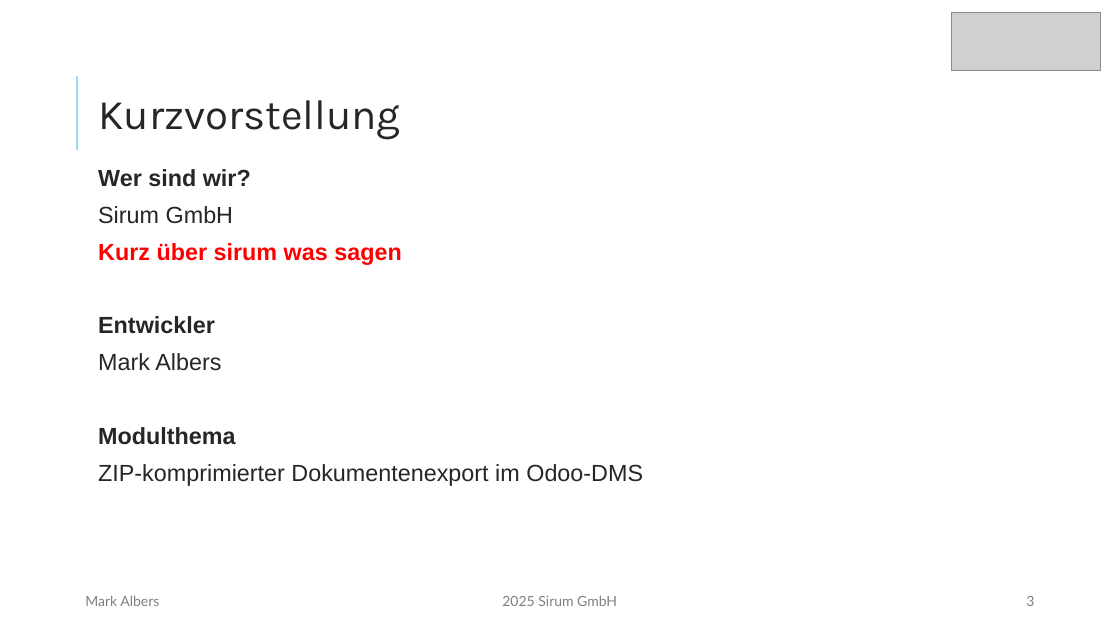
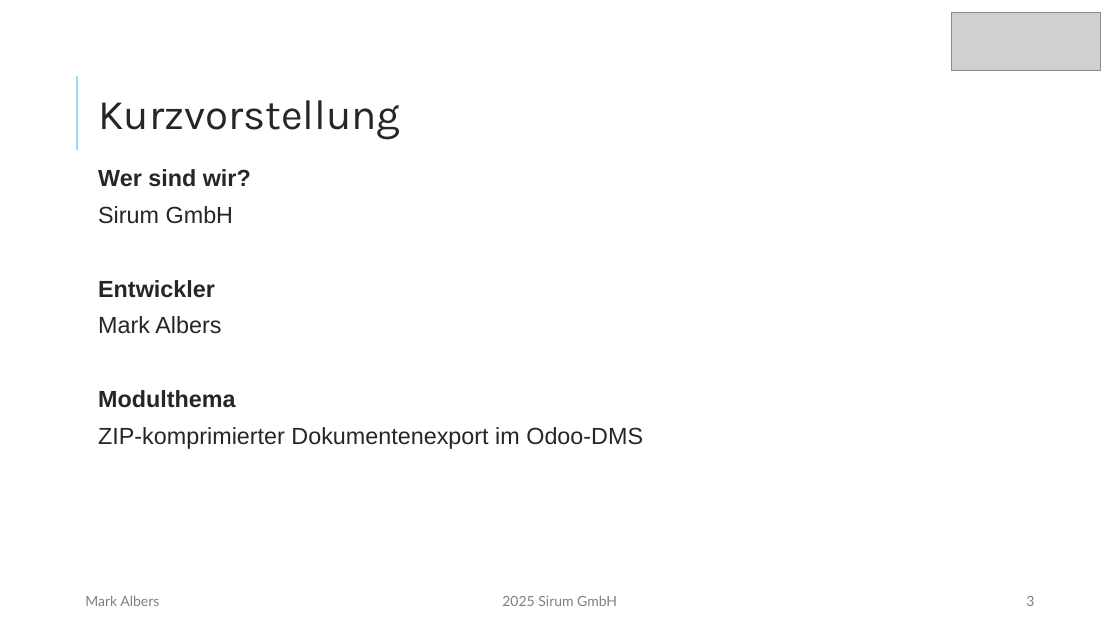
Before and after one commit to mork02/IHK-Projekt, a slide deck: slide 3 of Präsentation/Entwicklung eines Odoo-Moduls zur ZIP-komprimierten Dateiverwaltung im Dokumentenmanagementsystem.pptx. Drawn at 1120x630 pixels with LibreOffice and Linux fonts; fonts in the diff are those of the drawing; grey boxes stand for pictures. Boxes give left, top, right and bottom in pixels: in the first picture for what was removed or moved away, otherwise in the second. Text is boxed around its words. In the diff, an @@ line names an element or a change of style, - is before the commit and + after.

```diff
--- a/Präsentation/Entwicklung eines Odoo-Moduls zur ZIP-komprimierten Dateiverwaltung im Dokumentenmanagementsystem.pptx
+++ b/Präsentation/Entwicklung eines Odoo-Moduls zur ZIP-komprimierten Dateiverwaltung im Dokumentenmanagementsystem.pptx
@@ text at bbox=[98, 243, 401, 265]: paragraph removed @@
-Kurz über sirum was sagen
```
Also in this commit, not shown: 6 other slides changed, 1 slide removed, 5 other files.
